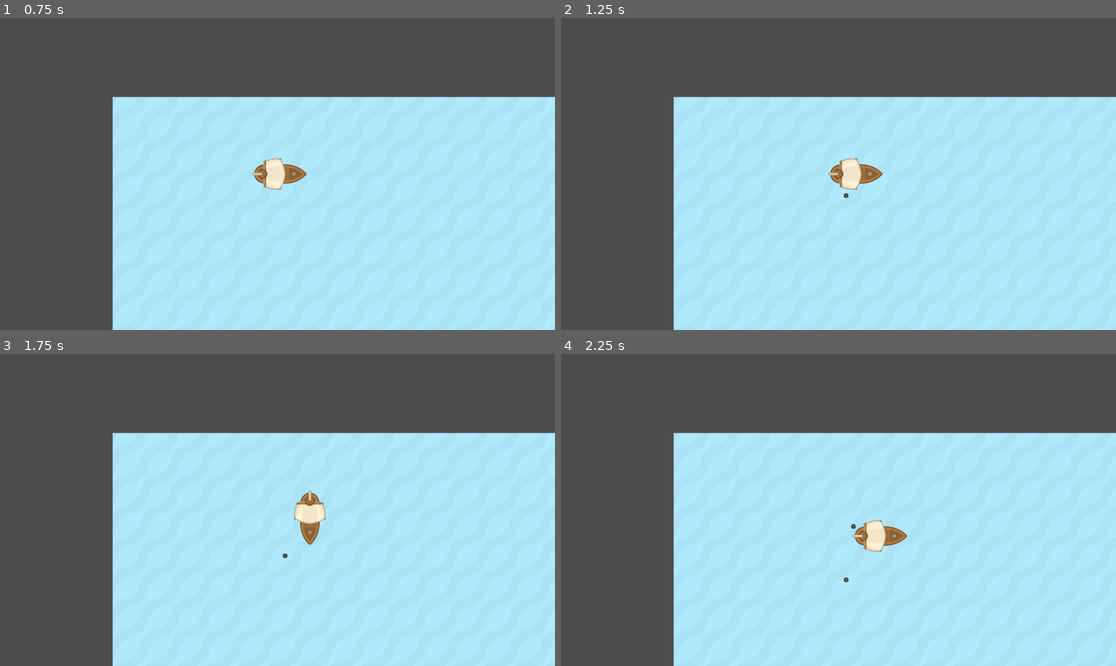
Above: before the commit, frames 1-4 (two rows, left to right).
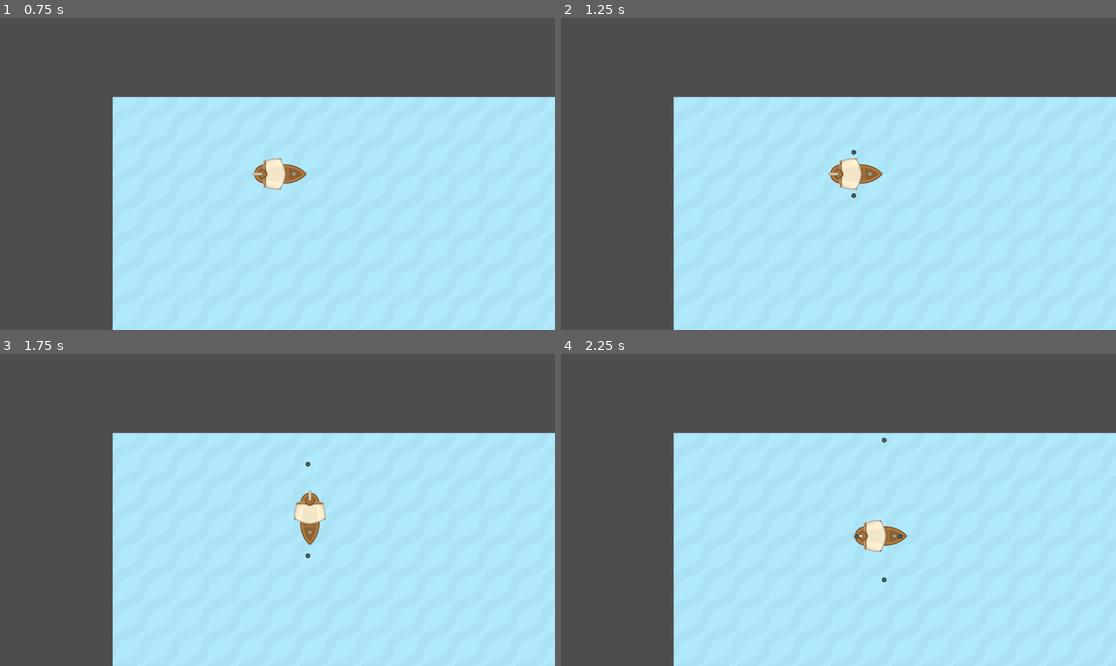
Above: after the commit, the same moments.

Repository: FlorianEduservices/pirate-survivors
Game: Godot game, scene res://Maps/gym_player.tscn
Same seed, same stepped clock (60 frames per second), same inputs: the game is played once before the commit and once after it.
Inputs:
- Up to frame 1 (0.75 s): tap Enter at 0.5 s; hold D (player_move_right) from 0.53 s (still down)
- Up to frame 2 (1.25 s): keep holding D (player_move_right)
- Up to frame 3 (1.75 s): release D (player_move_right) at 1.28 s; hold S (player_move_down) from 1.28 s (still down)
- Up to frame 4 (2.25 s): release S (player_move_down) at 2.03 s; hold D (player_move_right) from 2.03 s (still down)

Frame 1 is identical in both runs. In frame 2, less than 0.1% of the frame differs, in the area x 50-54%, y 42-58%; in frame 3, less than 0.1%; in frame 4, less than 0.1%, in the area x 50-62%, y 26-74%.

Commit message:
two bullets

Diff:
--- a/Character/player.gd
+++ b/Character/player.gd
@@ -3,34 +3,37 @@
 @export var speed : float = 200
 @export var cannon_ball_scene : PackedScene
 
-var velocity
+var force
 
 # Called when the node enters the scene tree for the first time.
 func _ready() -> void:
-	$ShootTimer.timeout.connect(_shoot)
+	$ShootTimer.timeout.connect(_on_shoot_timeout)
 
 
 # We are using a RigidBody, apply_central_force must be applied in the Physics Process Function
 #func _process(delta: float) -> void:
 func _physics_process(delta: float) -> void:
 	# Decplacement :
-	velocity = Vector2.ZERO
+	force = Vector2.ZERO
 	if Input.is_action_pressed("player_move_left"):
-		velocity += Vector2(-speed, 0)
+		force += Vector2(-speed, 0)
 	if Input.is_action_pressed("player_move_right"):
-		velocity += Vector2(speed, 0)
+		force += Vector2(speed, 0)
 	if Input.is_action_pressed("player_move_up"):
-		velocity += Vector2(0, -speed)
+		force += Vector2(0, -speed)
 	if Input.is_action_pressed("player_move_down"):
-		velocity += Vector2(0, speed)
-	if velocity.length() > 0:
-		apply_central_force(velocity)
-		rotation = velocity.angle() # Orient le bateau dans le sens de sa velocites
+		force += Vector2(0, speed)
+	if force.length() > 0:
+		apply_central_force(force)
+		rotation = force.angle() # Orient le bateau dans le sens de sa velocites
 
+func _on_shoot_timeout():
+	_shoot(Vector2(0, 20), rotation + PI / 2)
+	_shoot(Vector2(0, -20), rotation + (-PI) / 2)
 
-func _shoot():
+func _shoot(socket : Vector2, cannon_ball_rotation : float):
 	var cannon_ball = cannon_ball_scene.instantiate()
-	cannon_ball.position = position + Vector2(0, 20).rotated(rotation)
-	cannon_ball.rotation = rotation + PI / 2
-	cannon_ball.initial_velocity = velocity
+	cannon_ball.position = position + socket.rotated(rotation)
+	cannon_ball.rotation = cannon_ball_rotation
+	cannon_ball.initial_velocity = linear_velocity
 	get_tree().root.add_child(cannon_ball)
--- a/GPE/CannonBall/cannon_ball.gd
+++ b/GPE/CannonBall/cannon_ball.gd
@@ -2,14 +2,16 @@
 
 @export var speed = 100
 
-var initial_velocity : Vector2 = Vector2.ONE
+var initial_velocity : Vector2 = Vector2.ZERO
+
+var velocity : Vector2
 
 # Called when the node enters the scene tree for the first time.
 func _ready() -> void:
-	pass # Replace with function body.
+	velocity = Vector2(speed, 0).rotated(rotation) + initial_velocity
 
 
 # Called every frame. 'delta' is the elapsed time since the previous frame.
 func _process(delta: float) -> void:
-	position += Vector2(speed, 0).rotated(rotation) * delta
-	#position += initial_velocity * delta
+	#position += Vector2(speed, 0).rotated(rotation) * delta
+	position += velocity * delta
